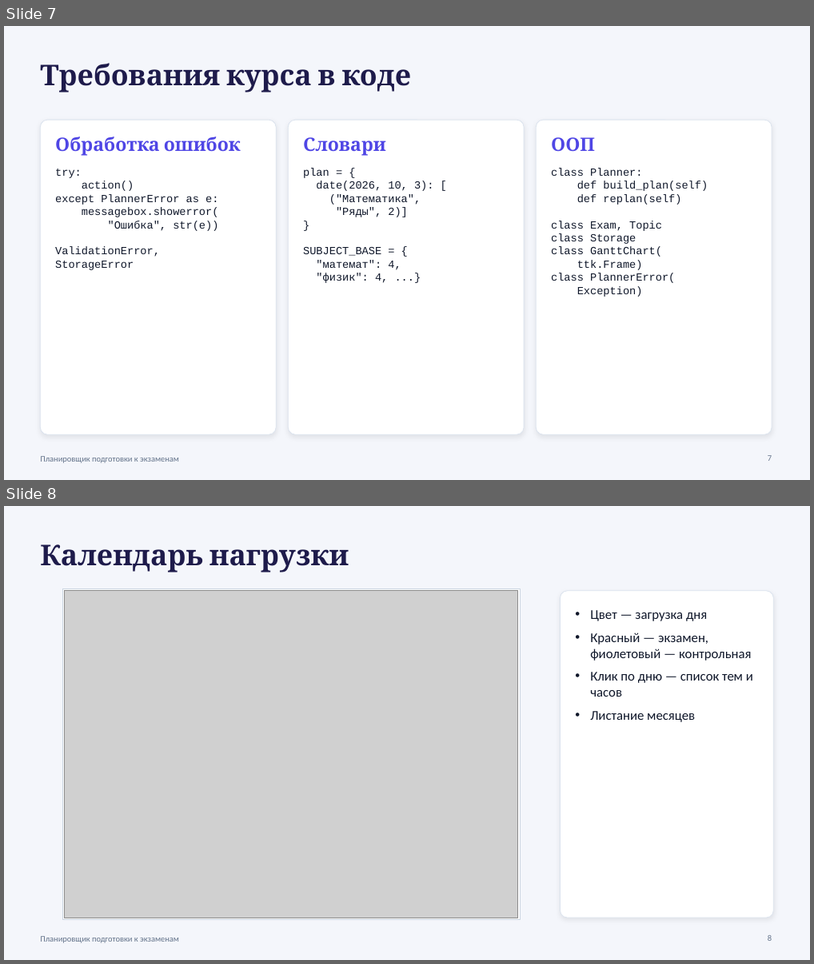
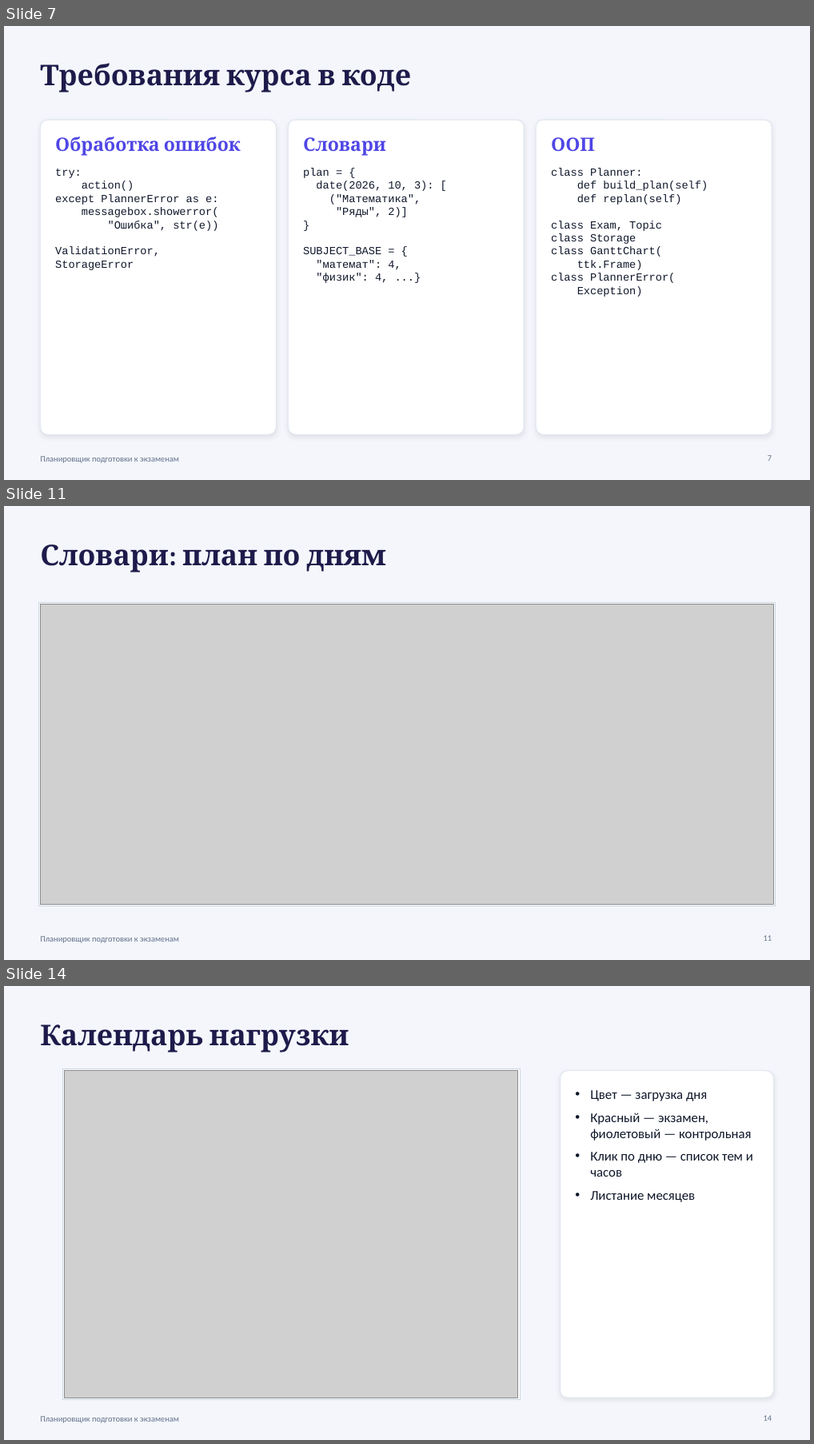
Before and after one commit to leywinkw/exam-planner, a slide deck: docs/Презентация_Планировщик_экзаменов.pptx. Shown one above the other, each under a label of ours: slides 7 and 8 before the commit, slides 7, 11 and 14 after it; the slides between them are not shown. The pictures are 814x964 and 814x1444 pixels, drawn with LibreOffice and Linux fonts; fonts in the diff are those of the drawing; grey boxes stand for pictures. Boxes give left, top, right and bottom in pixels: in the first picture for what was removed or moved away, otherwise in the second. Text is boxed around its words. In the diff, an @@ line names an element or a change of style, - is before the commit and + after.

```diff
--- a/docs/Презентация_Планировщик_экзаменов.pptx
+++ b/docs/Презентация_Планировщик_экзаменов.pptx
@@ slide 11 added at (4, 506, 810, 960), background #F4F6FB; not listed: 1 template element that a slide beside it also shows @@
@@ text added at (40, 544, 386, 572), 34 pt, text #1E1B4B, bold @@
+Словари: план по дням
@@ rectangle added at (38, 602, 776, 905), fill #FFFFFF, outline #CBD5E1 0.75 pt @@
@@ picture added at (40, 604, 774, 904) @@
@@ page number added at (764, 935, 773, 940), 10 pt, text #64748B @@
+11
@@ what was slide 8 is now slide 14 @@
@@ page number at (764, 1415, 773, 1420): text changed @@
-8
+14
```
Also in this commit, not shown: 5 other slides added, 31 other files.
